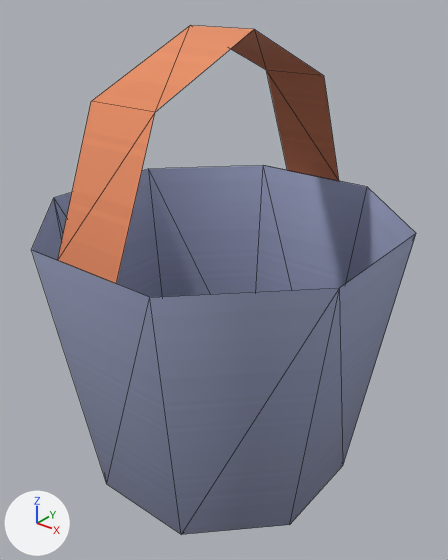
The glTF model Assets/UnityEve/Art/Models/survival/bucket.glb as it was, and as the next commit left it.
The view is the same before and after, from a 50 mm camera at (0.153, -0.19, 0.208) aimed at (0.002, -0.001, 0.091). Every picture has the same lights, and +X, +Y and +Z are marked at lower left. The first picture is the older version. Mesh edges are drawn as thin lines. Vertices at exactly the same position are counted once.

Objects in the first picture: 'bucket'.
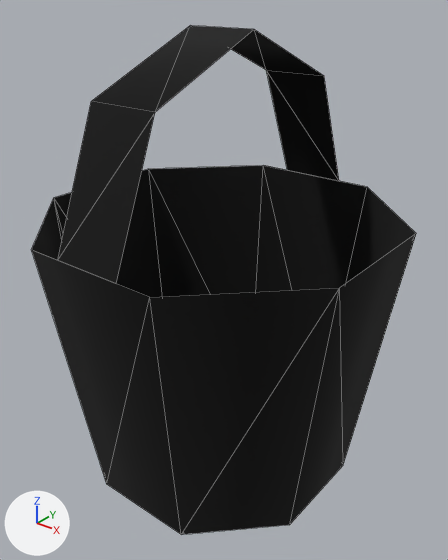
Where the change shows, as pixel boxes (x1, y1, x2, y2) in the pictures (448 x 560 px):
```json
{"part": 1, "of": "me_bucket", "change": "surface changed", "before": [32, 25, 416, 535], "after": [32, 25, 416, 535], "on screen": "blue to black"}
```

The change, as JSON lines over the scene's bpy script:
```json
{"block": "me_bucket", "where": "me_bucket.from_pydata(...)  # 26 vertices, 34 faces; spans x -0.072..0.072, y -0.072..0.072, z 0.0..0.192"}
{"block": "me_bucket", "where": "# used by ob_bucket; location = (0.0, 0.0, 0.0)"}
{"block": "me_bucket", "change": "me_bucket part 1: 34 kept faces spanning x -0.072..0.072, y -0.072..0.072, z 0.0..0.192 get new texture (UV) coordinates"}
```
